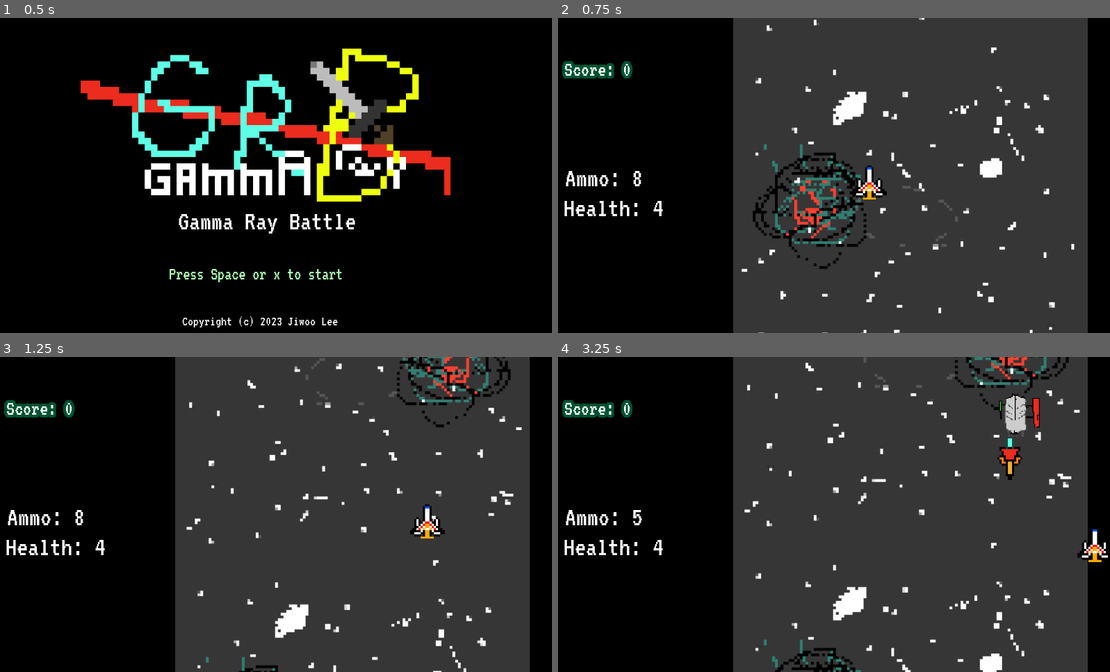
Above: before the commit, frames 1-4 (two rows, left to right).
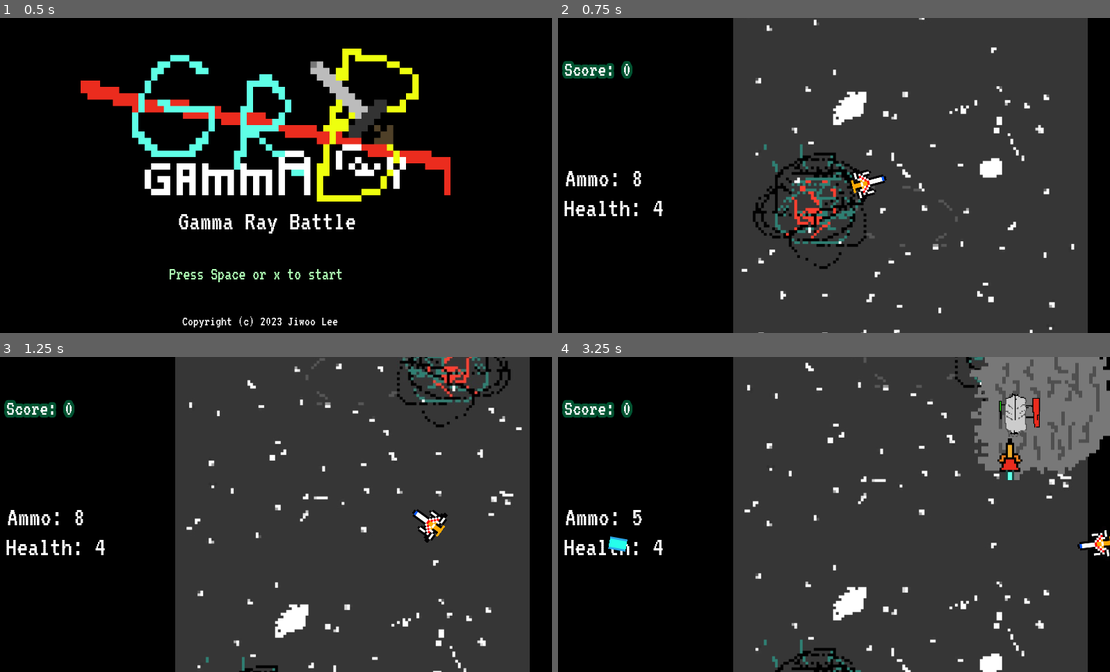
Above: after the commit, the same moments.

Repository: jiwookki/new-grBattle
Game: Godot game, scene res://mainscenes/Main.tscn
Two runs of this game, one before a commit and one after it. Both use one fixed random seed, a clock stepped at 60 frames per second and the inputs below.
Inputs (mouse positions are in pixels of both pictures, inside the frame that each line leads up to):
- Up to frame 1 (0.5 s): no input
- Up to frame 2 (0.75 s): tap Space (player_shoot) at 0.5, 0.6 s; move the mouse to (955, 159) at 0.52 s; hold D (movement_right) from 0.53 s (still down)
- Up to frame 3 (1.25 s): keep holding D (movement_right); tap Enter (ui_accept) at 0.77 s
- Up to frame 4 (3.25 s): move the mouse to (718, 530) at 1.27 s; release D (movement_right) at 1.28 s; hold S (movement_down) 1.28-2.03 s; tap Space (player_shoot) at 1.35, 2.1, 2.85 s; tap Enter (ui_accept) at 1.52, 3.02 s; move the mouse to (889, 445) at 2.02 s; hold D (movement_right) 2.03-2.78 s; move the mouse to (806, 577) at 2.77 s; hold W (movement_up) from 2.78 s (still down)

Frame 1 is identical in both runs. In frame 2, 0.4% of the frame differs, in the area x 53-60%, y 46-59%; in frame 3, 0.4%; in frame 4, 8.0%, in the area x 9-100%, y 0-66%.

Commit message:
some refactoring, tweaks, added gun aiming
- added mouse aiming, shooting
- added arrow key movement of ship
- gun aiming system

Diff:
--- a/default_bus_layout.tres
+++ b/default_bus_layout.tres
@@ -1,6 +1,7 @@
 [gd_resource type="AudioBusLayout" format=2]
 
 [resource]
+bus/0/volume_db = -0.030508
 bus/1/name = "SFX"
 bus/1/solo = false
 bus/1/mute = false
--- a/mainscenes/Game.tscn
+++ b/mainscenes/Game.tscn
@@ -1,22 +1,23 @@
 [gd_scene load_steps=22 format=2]
 
 [ext_resource path="res://sprites/delta1_1.png" type="Texture" id=1]
-[ext_resource path="res://PlayerMovement.gd" type="Script" id=2]
-[ext_resource path="res://NumCounter.gd" type="Script" id=3]
+[ext_resource path="res://scripts/player/PlayerMovement.gd" type="Script" id=2]
+[ext_resource path="res://scripts/ui/NumCounter.gd" type="Script" id=3]
 [ext_resource path="res://VT323-Regular.ttf" type="DynamicFontData" id=4]
-[ext_resource path="res://PlayerGun.gd" type="Script" id=5]
+[ext_resource path="res://scripts/player/PlayerGun.gd" type="Script" id=5]
 [ext_resource path="res://sprites/backdrop2.jpg" type="Texture" id=6]
 [ext_resource path="res://sprites/backdrop.PNG" type="Texture" id=7]
-[ext_resource path="res://BGRender.gd" type="Script" id=8]
+[ext_resource path="res://scripts/BGRender.gd" type="Script" id=8]
 [ext_resource path="res://audio/damaged.wav" type="AudioStream" id=9]
-[ext_resource path="res://Health.tscn" type="PackedScene" id=10]
-[ext_resource path="res://Enemy1.tscn" type="PackedScene" id=11]
-[ext_resource path="res://Asteroid.tscn" type="PackedScene" id=12]
+[ext_resource path="res://scenes/Health.tscn" type="PackedScene" id=10]
+[ext_resource path="res://scenes/Enemy1.tscn" type="PackedScene" id=11]
+[ext_resource path="res://scenes/Asteroid.tscn" type="PackedScene" id=12]
 [ext_resource path="res://audio/invasion-1.mp3" type="AudioStream" id=13]
-[ext_resource path="res://PlayerHealth.gd" type="Script" id=14]
+[ext_resource path="res://scripts/player/PlayerHealth.gd" type="Script" id=14]
+[ext_resource path="res://scenes/Bullet.tscn" type="PackedScene" id=15]
 [ext_resource path="res://audio/lasershoot.wav" type="AudioStream" id=16]
-[ext_resource path="res://Game.gd" type="Script" id=19]
-[ext_resource path="res://EnemySpawner.gd" type="Script" id=20]
+[ext_resource path="res://scripts/Game.gd" type="Script" id=19]
+[ext_resource path="res://scripts/EnemySpawner.gd" type="Script" id=20]
 
 [sub_resource type="Animation" id=5]
 resource_name = "FadeOut"
@@ -43,8 +44,6 @@
 outline_size = 5
 outline_color = Color( 0, 0.32549, 0.192157, 1 )
 font_data = ExtResource( 4 )
-
-[sub_resource type="RectangleShape2D" id=1]
 
 [node name="Game" type="Node2D"]
 script = ExtResource( 19 )
@@ -112,8 +111,8 @@
 script = ExtResource( 2 )
 player_speed = 400
 
-[node name="CollisionShape2D" type="CollisionShape2D" parent="Delta1"]
-shape = SubResource( 1 )
+[node name="CollisionPolygon2D" type="CollisionPolygon2D" parent="Delta1"]
+polygon = PoolVector2Array( 10, 5, 10, 7.33333, 0, 10, -10, 7.66666, -10, 5, -7, -2.33334, 0, -11, 7, -2.33334 )
 
 [node name="Sprite" type="Sprite" parent="Delta1"]
 scale = Vector2( 0.25, 0.25 )
@@ -124,7 +123,9 @@
 script = ExtResource( 5 )
 reload_time_seconds = 5.0
 shoot_cooldown_secs = 0.4
-shoot_speed = Vector2( 0, -2000 )
+shoot_speed = 2200.0
+shoot_direction = Vector2( 0, 1 )
+bullet_prefab = ExtResource( 15 )
 
 [node name="ShootSounder" type="AudioStreamPlayer" parent="Delta1/Gun"]
 stream = ExtResource( 16 )
--- a/mainscenes/GameOver.tscn
+++ b/mainscenes/GameOver.tscn
@@ -1,7 +1,7 @@
 [gd_scene load_steps=8 format=2]
 
 [ext_resource path="res://VT323-Regular.ttf" type="DynamicFontData" id=1]
-[ext_resource path="res://ScoreModal.tscn" type="PackedScene" id=2]
+[ext_resource path="res://scenes/ScoreModal.tscn" type="PackedScene" id=2]
 [ext_resource path="res://mainscenes/GameOverStart.gd" type="Script" id=3]
 
 [sub_resource type="DynamicFont" id=1]
--- a/mainscenes/Tutorial.tscn
+++ b/mainscenes/Tutorial.tscn
@@ -2,7 +2,7 @@
 
 [ext_resource path="res://VT323-Regular.ttf" type="DynamicFontData" id=1]
 [ext_resource path="res://sprites/delta1_1.png" type="Texture" id=2]
-[ext_resource path="res://MenuStarter.gd" type="Script" id=3]
+[ext_resource path="res://scripts/ui/MenuStarter.gd" type="Script" id=3]
 [ext_resource path="res://sprites/backdrop.PNG" type="Texture" id=4]
 [ext_resource path="res://audio/select.wav" type="AudioStream" id=5]
 [ext_resource path="res://sprites/a.PNG" type="Texture" id=6]
--- a/project.godot
+++ b/project.godot
@@ -12,12 +12,12 @@
 "base": "Node2D",
 "class": "Gun",
 "language": "GDScript",
-"path": "res://Gun.gd"
+"path": "res://scripts/Gun.gd"
 }, {
 "base": "Node",
 "class": "HealthTracker",
 "language": "GDScript",
-"path": "res://HealthTracker.gd"
+"path": "res://scripts/ui/HealthTracker.gd"
 } ]
 _global_script_class_icons={
 "Gun": "",
@@ -33,7 +33,7 @@
 
 [autoload]
 
-ScoreManager="*res://ScoreManager.gd"
+ScoreManager="*res://scripts/ui/ScoreManager.gd"
 
 [display]
 
@@ -61,30 +61,36 @@
 "deadzone": 0.5,
 "events": [ Object(InputEventKey,"resource_local_to_scene":false,"resource_name":"","device":0,"alt":false,"shift":false,"control":false,"meta":false,"command":false,"pressed":false,"scancode":87,"physical_scancode":0,"unicode":0,"echo":false,"script":null)
 , Object(InputEventJoypadButton,"resource_local_to_scene":false,"resource_name":"","device":0,"button_index":12,"pressure":0.0,"pressed":false,"script":null)
+, Object(InputEventKey,"resource_local_to_scene":false,"resource_name":"","device":0,"alt":false,"shift":false,"control":false,"meta":false,"command":false,"pressed":false,"scancode":16777232,"physical_scancode":0,"unicode":0,"echo":false,"script":null)
  ]
 }
 movement_down={
 "deadzone": 0.5,
 "events": [ Object(InputEventKey,"resource_local_to_scene":false,"resource_name":"","device":0,"alt":false,"shift":false,"control":false,"meta":false,"command":false,"pressed":false,"scancode":83,"physical_scancode":0,"unicode":0,"echo":false,"script":null)
 , Object(InputEventJoypadButton,"resource_local_to_scene":false,"resource_name":"","device":0,"button_index":13,"pressure":0.0,"pressed":false,"script":null)
+, Object(InputEventKey,"resource_local_to_scene":false,"resource_name":"","device":0,"alt":false,"shift":false,"control":false,"meta":false,"command":false,"pressed":false,"scancode":16777234,"physical_scancode":0,"unicode":0,"echo":false,"script":null)
  ]
 }
 movement_left={
 "deadzone": 0.5,
 "events": [ Object(InputEventKey,"resource_local_to_scene":false,"resource_name":"","device":0,"alt":false,"shift":false,"control":false,"meta":false,"command":false,"pressed":false,"scancode":65,"physical_scancode":0,"unicode":0,"echo":false,"script":null)
 , Object(InputEventJoypadButton,"resource_local_to_scene":false,"resource_name":"","device":0,"button_index":14,"pressure":0.0,"pressed":false,"script":null)
+, Object(InputEventKey,"resource_local_to_scene":false,"resource_name":"","device":0,"alt":false,"shift":false,"control":false,"meta":false,"command":false,"pressed":false,"scancode":16777231,"physical_scancode":0,"unicode":0,"echo":false,"script":null)
  ]
 }
 movement_right={
 "deadzone": 0.5,
 "events": [ Object(InputEventKey,"resource_local_to_scene":false,"resource_name":"","device":0,"alt":false,"shift":false,"control":false,"meta":false,"command":false,"pressed":false,"scancode":68,"physical_scancode":0,"unicode":0,"echo":false,"script":null)
 , Object(InputEventJoypadButton,"resource_local_to_scene":false,"resource_name":"","device":0,"button_index":15,"pressure":0.0,"pressed":false,"script":null)
+, Object(InputEventKey,"resource_local_to_scene":false,"resource_name":"","device":0,"alt":false,"shift":false,"control":false,"meta":false,"command":false,"pressed":false,"scancode":16777233,"physical_scancode":0,"unicode":0,"echo":false,"script":null)
  ]
 }
 player_shoot={
 "deadzone": 0.5,
 "events": [ Object(InputEventKey,"resource_local_to_scene":false,"resource_name":"","device":0,"alt":false,"shift":false,"control":false,"meta":false,"command":false,"pressed":false,"scancode":32,"physical_scancode":0,"unicode":0,"echo":false,"script":null)
 , Object(InputEventJoypadButton,"resource_local_to_scene":false,"resource_name":"","device":0,"button_index":0,"pressure":0.0,"pressed":false,"script":null)
+, Object(InputEventMouseButton,"resource_local_to_scene":false,"resource_name":"","device":0,"alt":false,"shift":false,"control":false,"meta":false,"command":false,"button_mask":0,"position":Vector2( 0, 0 ),"global_position":Vector2( 0, 0 ),"factor":1.0,"button_index":1,"pressed":false,"doubleclick":false,"script":null)
+, Object(InputEventKey,"resource_local_to_scene":false,"resource_name":"","device":0,"alt":false,"shift":false,"control":false,"meta":false,"command":false,"pressed":false,"scancode":88,"physical_scancode":0,"unicode":0,"echo":false,"script":null)
  ]
 }
 
--- a/Asteroid.tscn
+++ b/scenes/Asteroid.tscn
@@ -1,6 +1,6 @@
 [gd_scene load_steps=5 format=2]
 
-[ext_resource path="res://Asteroid.gd" type="Script" id=1]
+[ext_resource path="res://scripts/Asteroid.gd" type="Script" id=1]
 [ext_resource path="res://sprites/asteroid.PNG" type="Texture" id=2]
 [ext_resource path="res://audio/block.wav" type="AudioStream" id=3]
 
--- a/EnemyBullet.tscn
+++ b/scenes/Bullet.tscn
@@ -1,25 +1,28 @@
 [gd_scene load_steps=4 format=2]
 
-[ext_resource path="res://sprites/enbullet.PNG" type="Texture" id=1]
-[ext_resource path="res://BasicBullet.gd" type="Script" id=2]
+[ext_resource path="res://sprites/bullet.PNG" type="Texture" id=1]
+[ext_resource path="res://scripts/BasicBullet.gd" type="Script" id=2]
 
 [sub_resource type="RectangleShape2D" id=3]
-extents = Vector2( 7, 12 )
+extents = Vector2( 7, 10 )
 
-[node name="Bullet" type="Area2D" groups=["player_damager"]]
+[node name="Bullet" type="Area2D" groups=["player_bullet"]]
 position = Vector2( 505, 254 )
-scale = Vector2( 3, 3 )
+scale = Vector2( 1.5, 1.5 )
 script = ExtResource( 2 )
+__meta__ = {
+"_edit_group_": true
+}
 lifetime = 3.0
 damage = 1
 piercing = 1
-damaging_group = "player"
+damaging_group = "player_affectable"
 
 [node name="CollisionShape2D" type="CollisionShape2D" parent="."]
 shape = SubResource( 3 )
 
 [node name="Sprite" type="Sprite" parent="."]
-scale = Vector2( 0.4, 0.4 )
+scale = Vector2( 0.791667, 0.833333 )
 texture = ExtResource( 1 )
 
 [connection signal="area_entered" from="." to="." method="_on_hit"]
--- a/Enemy1.tscn
+++ b/scenes/Enemy1.tscn
@@ -1,11 +1,12 @@
-[gd_scene load_steps=8 format=2]
+[gd_scene load_steps=9 format=2]
 
-[ext_resource path="res://Health.tscn" type="PackedScene" id=1]
-[ext_resource path="res://Enemy1Gun.gd" type="Script" id=2]
-[ext_resource path="res://sprites/a.PNG" type="Texture" id=3]
-[ext_resource path="res://Enemy1Movement.gd" type="Script" id=4]
-[ext_resource path="res://audio/boom.wav" type="AudioStream" id=5]
-[ext_resource path="res://Enemy1Health.gd" type="Script" id=6]
+[ext_resource path="res://scripts/Enemy1Movement.gd" type="Script" id=1]
+[ext_resource path="res://scripts/Enemy1Gun.gd" type="Script" id=2]
+[ext_resource path="res://audio/boom.wav" type="AudioStream" id=3]
+[ext_resource path="res://sprites/a.PNG" type="Texture" id=4]
+[ext_resource path="res://scenes/Health.tscn" type="PackedScene" id=5]
+[ext_resource path="res://scripts/Enemy1Health.gd" type="Script" id=6]
+[ext_resource path="res://scenes/EnemyBullet.tscn" type="PackedScene" id=7]
 
 [sub_resource type="RectangleShape2D" id=3]
 extents = Vector2( 44, 47 )
@@ -13,7 +14,7 @@
 [node name="Enemy1" type="Area2D" groups=["player_affectable"]]
 position = Vector2( 405, 98 )
 scale = Vector2( 0.8, 0.8 )
-script = ExtResource( 4 )
+script = ExtResource( 1 )
 __meta__ = {
 "_edit_group_": true
 }
@@ -36,13 +37,15 @@
 max_ammo = 12
 reload_time_seconds = 3.0
 shoot_cooldown_secs = 0.8
-shoot_speed = Vector2( 0, 1200 )
+shoot_speed = 1200.0
+shoot_direction = Vector2( 0, 1 )
+bullet_prefab = ExtResource( 7 )
 
-[node name="Health" parent="." instance=ExtResource( 1 )]
+[node name="Health" parent="." instance=ExtResource( 5 )]
 script = ExtResource( 6 )
 
 [node name="DamageSounder" type="AudioStreamPlayer" parent="Health"]
-stream = ExtResource( 5 )
+stream = ExtResource( 3 )
 bus = "SFX"
 
 [connection signal="area_entered" from="." to="Health" method="_on_Enemy1_area_entered"]
--- a/Bullet.tscn
+++ b/scenes/EnemyBullet.tscn
@@ -1,28 +1,25 @@
 [gd_scene load_steps=4 format=2]
 
-[ext_resource path="res://sprites/bullet.PNG" type="Texture" id=1]
-[ext_resource path="res://BasicBullet.gd" type="Script" id=2]
+[ext_resource path="res://sprites/enbullet.PNG" type="Texture" id=1]
+[ext_resource path="res://scripts/BasicBullet.gd" type="Script" id=2]
 
 [sub_resource type="RectangleShape2D" id=3]
-extents = Vector2( 7, 10 )
+extents = Vector2( 7, 12 )
 
-[node name="Bullet" type="Area2D" groups=["player_bullet"]]
+[node name="Bullet" type="Area2D" groups=["player_damager"]]
 position = Vector2( 505, 254 )
-scale = Vector2( 1.5, 1.5 )
+scale = Vector2( 3, 3 )
 script = ExtResource( 2 )
-__meta__ = {
-"_edit_group_": true
-}
 lifetime = 3.0
 damage = 1
 piercing = 1
-damaging_group = "player_affectable"
+damaging_group = "player"
 
 [node name="CollisionShape2D" type="CollisionShape2D" parent="."]
 shape = SubResource( 3 )
 
 [node name="Sprite" type="Sprite" parent="."]
-scale = Vector2( 0.791667, 0.833333 )
+scale = Vector2( 0.4, 0.4 )
 texture = ExtResource( 1 )
 
 [connection signal="area_entered" from="." to="." method="_on_hit"]
--- a/Health.tscn
+++ b/scenes/Health.tscn
@@ -1,6 +1,6 @@
 [gd_scene load_steps=2 format=2]
 
-[ext_resource path="res://HealthTracker.gd" type="Script" id=1]
+[ext_resource path="res://scripts/ui/HealthTracker.gd" type="Script" id=1]
 
 [node name="Health" type="Node"]
 script = ExtResource( 1 )
--- a/Asteroid.gd
+++ b/scripts/Asteroid.gd
@@ -1,4 +1,4 @@
-extends "res://GameMovObj.gd"
+extends "res://scripts/GameMovObj.gd"
 
 
 # Declare member variables here. Examples:
--- a/BasicBullet.gd
+++ b/scripts/BasicBullet.gd
@@ -20,6 +20,7 @@
 func startShoot(new_velocity, new_position):
 	_velocity = new_velocity
 	position = new_position
+	rotation = -new_velocity.angle_to(Vector2.UP)
 
 
 # Called when the node enters the scene tree for the first time.
--- a/Enemy1Gun.gd
+++ b/scripts/Enemy1Gun.gd
@@ -6,10 +6,10 @@
 # var b = "text"
 
 func _ready():
-	bullet_prefab = preload("res://EnemyBullet.tscn")
 	root = get_node("/root")
 
 
 # Called when the node enters the scene tree for the first time.
 func _gun_process(delta):
+
 	_shoot()
--- a/Enemy1Movement.gd
+++ b/scripts/Enemy1Movement.gd
@@ -1,4 +1,4 @@
-extends "res://GameMovObj.gd"
+extends "res://scripts/GameMovObj.gd"
 
 
 # Declare member variables here. Examples:
--- a/Gun.gd
+++ b/scripts/Gun.gd
@@ -15,15 +15,20 @@
 
 export var shoot_cooldown_secs : float
 
-export var shoot_speed : Vector2
+export var shoot_speed : float
+
+export var shoot_direction : Vector2
+
+export(PackedScene) var bullet_prefab
 
 var ammo = max_ammo
 
 var cooldown = 0
 
-var bullet_prefab : PackedScene
 
 var root : Node
+
+
 
 # Declare member variables here. Examples:
 # var a = 2
@@ -60,7 +65,7 @@
 		else:
 			cooldown = shoot_cooldown_secs
 		var newbullet = bullet_prefab.instance()
-		newbullet.startShoot(shoot_speed, global_position)
+		newbullet.startShoot(shoot_speed * shoot_direction, global_position)
 		root.add_child(newbullet)
 
 
@@ -78,7 +83,6 @@
 
 # Called when the node enters the scene tree for the first time.
 func _ready():
-	bullet_prefab = preload("res://Bullet.tscn")
 	root = get_node("/root/Game")
 
 
--- a/PlayerGun.gd
+++ b/scripts/player/PlayerGun.gd
@@ -3,6 +3,7 @@
 extends Gun
 
 signal update_ammo_count
+
 
 # Declare member variables here. Examples:
 # var a = 2
@@ -13,6 +14,7 @@
 
 func _force_shoot():
 	shootSounder.play()
+	shoot_direction = (get_global_mouse_position() - global_position).normalized()
 	._force_shoot()
 
 func _on_start_reload():
@@ -30,7 +32,6 @@
 
 	emit_signal("update_ammo_count", ammo)
 	print("gun init")
-	bullet_prefab = preload("res://Bullet.tscn")
 	root = get_node("/root")
 	shootSounder = get_node("./ShootSounder")
 
--- a/PlayerMovement.gd
+++ b/scripts/player/PlayerMovement.gd
@@ -1,4 +1,4 @@
-extends "res://GameMovObj.gd"
+extends "res://scripts/GameMovObj.gd"
 
 
 # Declare member variables here. Examples:
@@ -23,4 +23,5 @@
 	_velocity = Input.get_vector("movement_left", "movement_right", "movement_up", "movement_down") * player_speed * delta
 	position.x += _velocity.x
 	position.y += _velocity.y
+	rotation = -(get_global_mouse_position() - position).angle_to(Vector2.UP)
 	_keep_boundary()
Not shown: 1 places in scenes/Enemy1.tscn that only renumber resources
Renamed: ScoreModal.tscn -> scenes/ScoreModal.tscn
Renamed: BGRender.gd -> scripts/BGRender.gd
Renamed: Enemy1Health.gd -> scripts/Enemy1Health.gd
Renamed: EnemySpawner.gd -> scripts/EnemySpawner.gd
Renamed: Game.gd -> scripts/Game.gd
Renamed: GameManager.gd -> scripts/GameManager.gd
Renamed: GameMovObj.gd -> scripts/GameMovObj.gd
Renamed: PlayerHealth.gd -> scripts/player/PlayerHealth.gd
Renamed: HealthTracker.gd -> scripts/ui/HealthTracker.gd
Renamed: MenuStarter.gd -> scripts/ui/MenuStarter.gd
Renamed: NumCounter.gd -> scripts/ui/NumCounter.gd
(and 1 more such lines)
